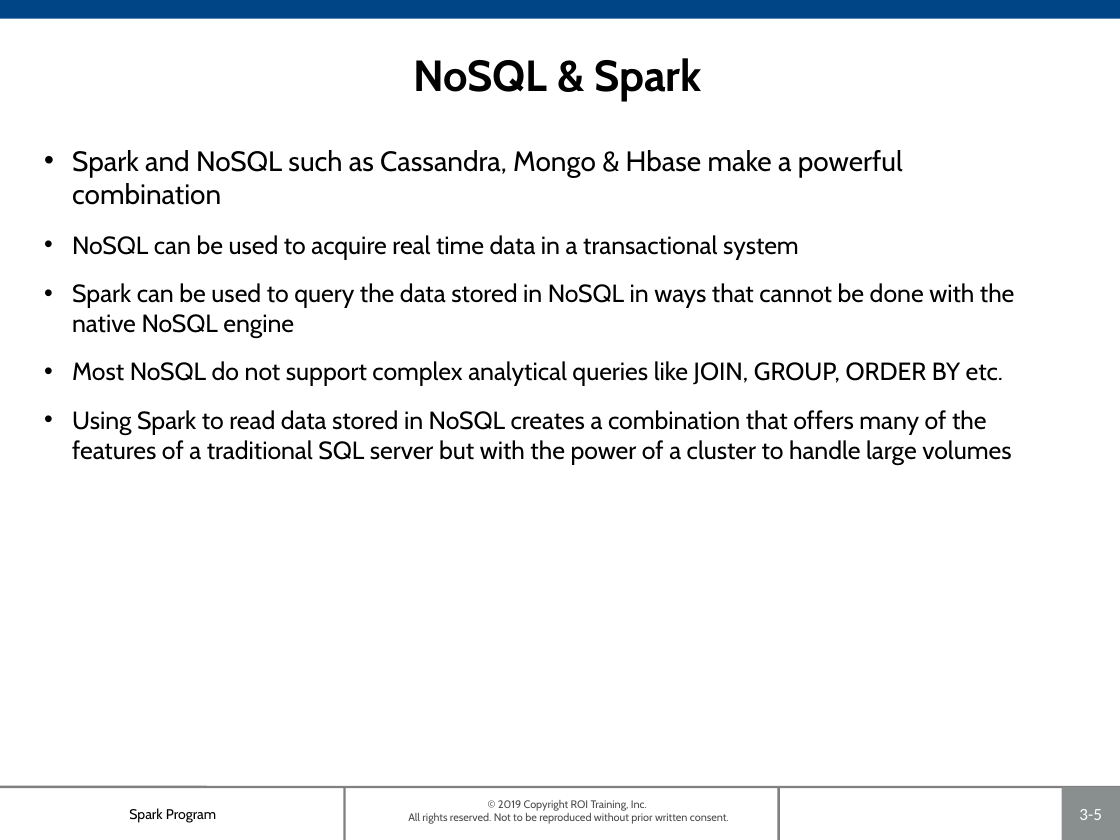
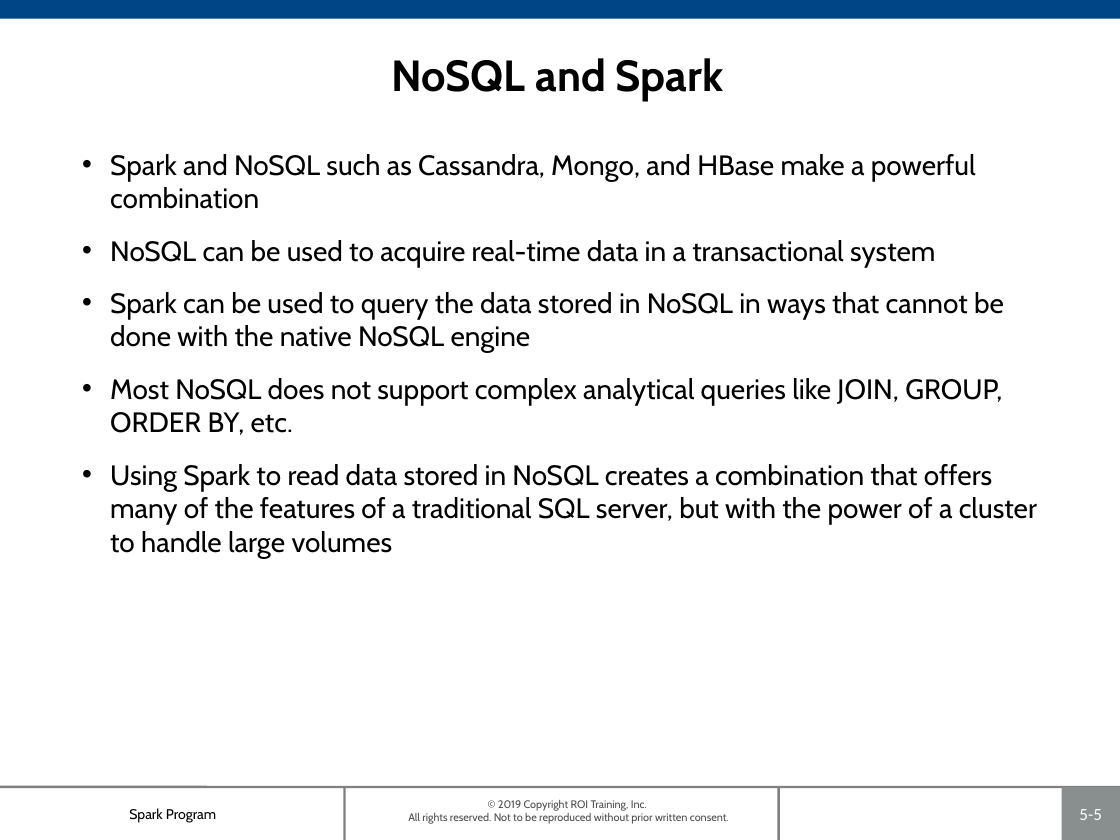
Before and after one commit to roitraining/SparkProgram, a slide deck: slide 5 of Day4/Ch05_NoSQL.pptx. Drawn at 1120x840 pixels with LibreOffice and Linux fonts; fonts in the diff are those of the drawing; background and template pictures are left out. Boxes give left, top, right and bottom in pixels: in the first picture for what was removed or moved away, otherwise in the second. Text is boxed around its words. In the diff, an @@ line names an element or a change of style, - is before the commit and + after.

```diff
--- a/Day4/Ch05_NoSQL.pptx
+++ b/Day4/Ch05_NoSQL.pptx
@@ title at (392, 58, 724, 101): text changed @@
-NoSQL & Spark
+NoSQL and Spark
@@ text "Spark and NoSQL such as ...": place and size @@
-text "Spark and NoSQL such as ..." at (72, 150, 1015, 464)
+text "Spark and NoSQL such as ..." at (110, 154, 1037, 558)
@@ text at (110, 154, 976, 267): text changed @@
-• Spark and NoSQL such as Cassandra, Mongo & Hbase make a powerful combination
-• NoSQL can be used to acquire real time data in a transactional system
+• Spark and NoSQL such as Cassandra, Mongo, and HBase make a powerful combination
+• NoSQL can be used to acquire real-time data in a transactional system
@@ text at (110, 292, 1004, 353): size 16 to 18 pt in "Spark can be used to query the ..." @@
@@ text at (110, 378, 1037, 558): text changed; size 16 to 18 pt @@
-• Most NoSQL do not support complex analytical queries like JOIN, GROUP, ORDER BY etc.
-• Using Spark to read data stored in NoSQL creates a combination that offers many of the features of a traditional SQL server but with the power of a cluster to handle large volumes
+• Most NoSQL does not support complex analytical queries like JOIN, GROUP, ORDER BY, etc.
+• Using Spark to read data stored in NoSQL creates a combination that offers many of the features of a traditional SQL server, but with the power of a cluster to handle large volumes
@@ page number at (1079, 809, 1102, 820): text changed @@
-3-5
+5-5
```
Also in this commit, not shown: 23 other slides changed, 1 slide added, 1 slide removed, 1 other file.
